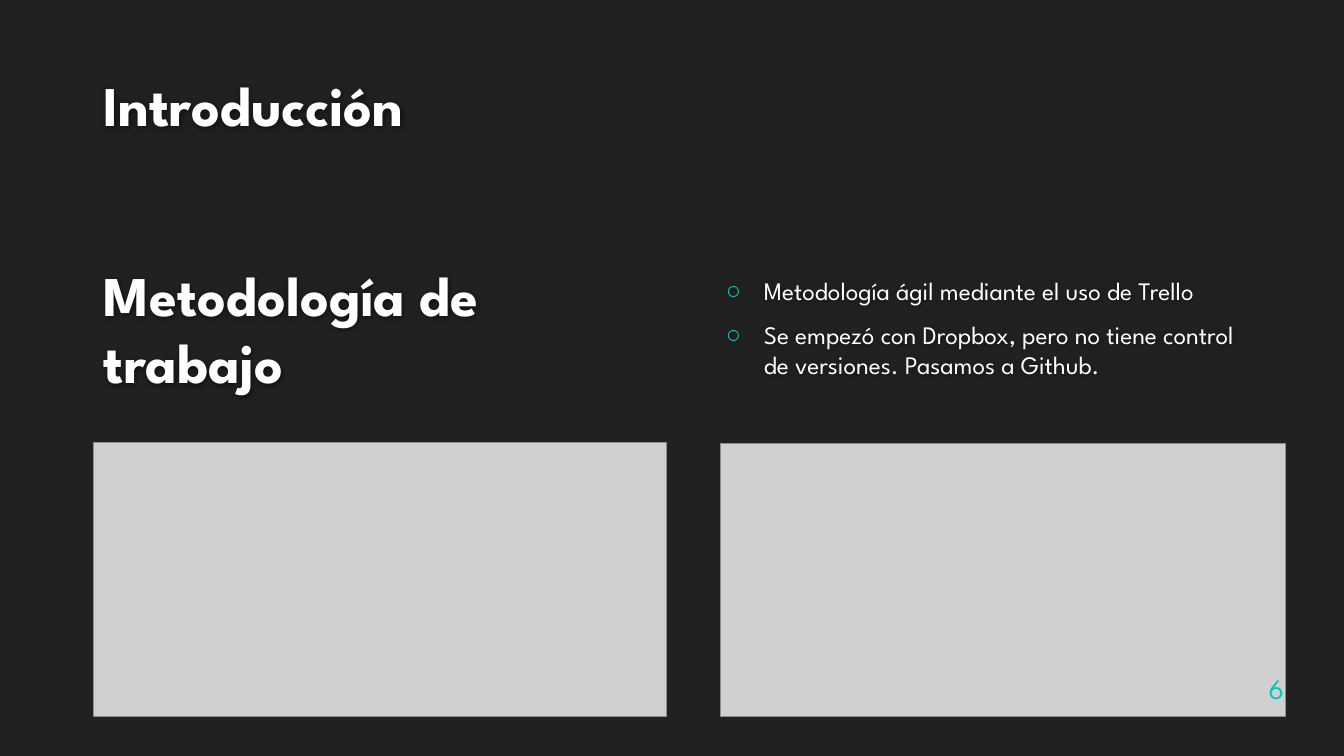
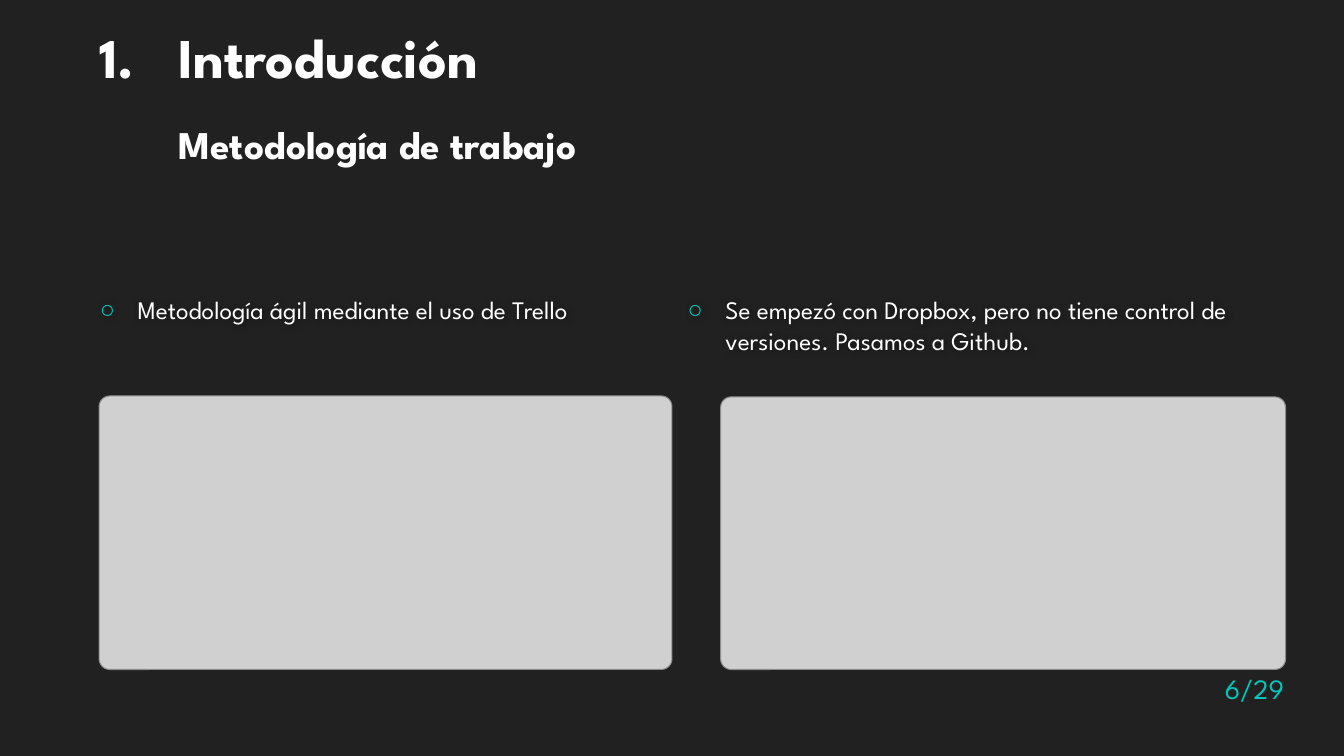
Before and after one commit to Zigic23/TFG-RobotSiguelineas, a slide deck: slide 6 of Presentación/Presentacion TFG.pptx. Drawn at 1344x756 pixels with LibreOffice and Linux fonts; fonts in the diff are those of the drawing; grey boxes stand for pictures; background and template pictures are left out. Boxes give left, top, right and bottom in pixels: in the first picture for what was removed or moved away, otherwise in the second. Text is boxed around its words. In the diff, an @@ line names an element or a change of style, - is before the commit and + after.

```diff
--- a/Presentación/Presentacion TFG.pptx
+++ b/Presentación/Presentacion TFG.pptx
@@ text added at [100,39,577,168], 28 pt, text #FFFFFF, bold @@
+1. Introducción
+Metodología de trabajo
@@ text removed at [104,87,404,127] @@
-Introducción
@@ text "Metodología ágil mediante el uso ...": place and size @@
-text "Metodología ágil mediante el uso ..." at [764,282,1233,375]
+text "Metodología ágil mediante el uso ..." at [138,301,1226,351]
@@ text "Metodología ágil mediante el uso ..." at [138,301,1226,351]: columns 1 to 2 @@
@@ title removed at [104,277,478,396] @@
-Metodología de trabajo
@@ picture: place and size @@
-picture at [94,443,666,716]
+picture at [99,396,671,669]
@@ picture: place and size @@
-picture at [721,444,1286,716]
+picture at [721,397,1286,669]
@@ page number at [1225,679,1284,702]: text changed @@
-6
+6/29
```
Also in this commit, not shown: 27 other slides changed, 1 slide added, 1 slide removed, 4 other files.
